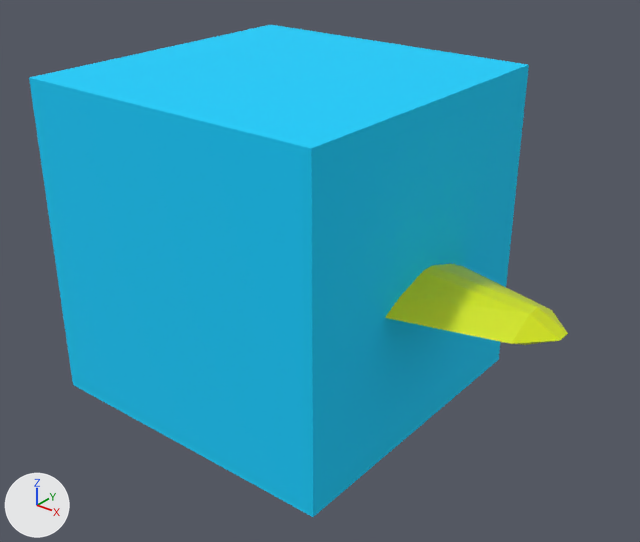
The glTF model file/actor/excalibur.glb as it was, and as the next commit left it.
Before and after are seen from a 50 mm camera at (3.61, -4.17, 3.49) aimed at (0.36, -0.11, 0.97). The axes (+X, +Y, +Z) are drawn at lower left. The lights are the same throughout.

In view in the first picture: 'Actor', 'Excalibur'.
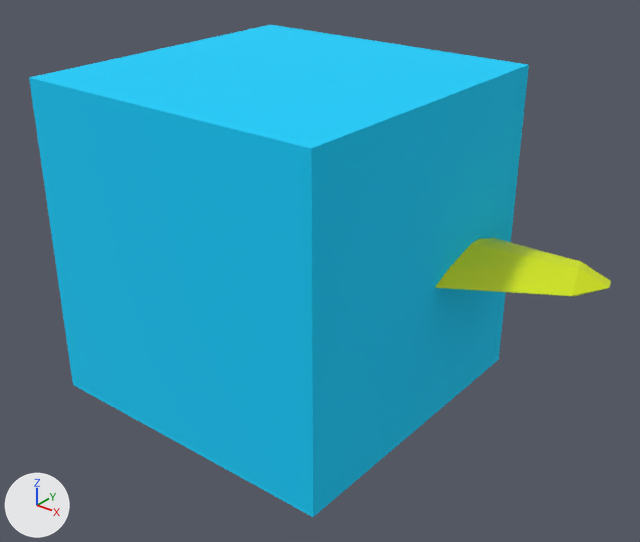
Edits to the scene script, one JSON object a line:
```json
{"op": "set", "path": "ob_excalibur.location", "old": "(-1.0, 0.0, 1.019)", "new": "(-0.956, 0.0, 1.0)"}
{"op": "set", "path": "ob_excalibur.rotation_euler", "old": "(0.0, 0.0, 0.0)", "new": "(0.0, 0.0, 0.276)", "note": "degrees (0, 0, 0) -> degrees (0, 0, 16)"}
```

What differs and where, as boxes [x1, y1, x2, y2] in the pictures (640 x 542 px):
```json
{"object": "Excalibur", "change": "moved, turned", "before": [385, 264, 568, 345], "after": [435, 238, 611, 297]}
```
